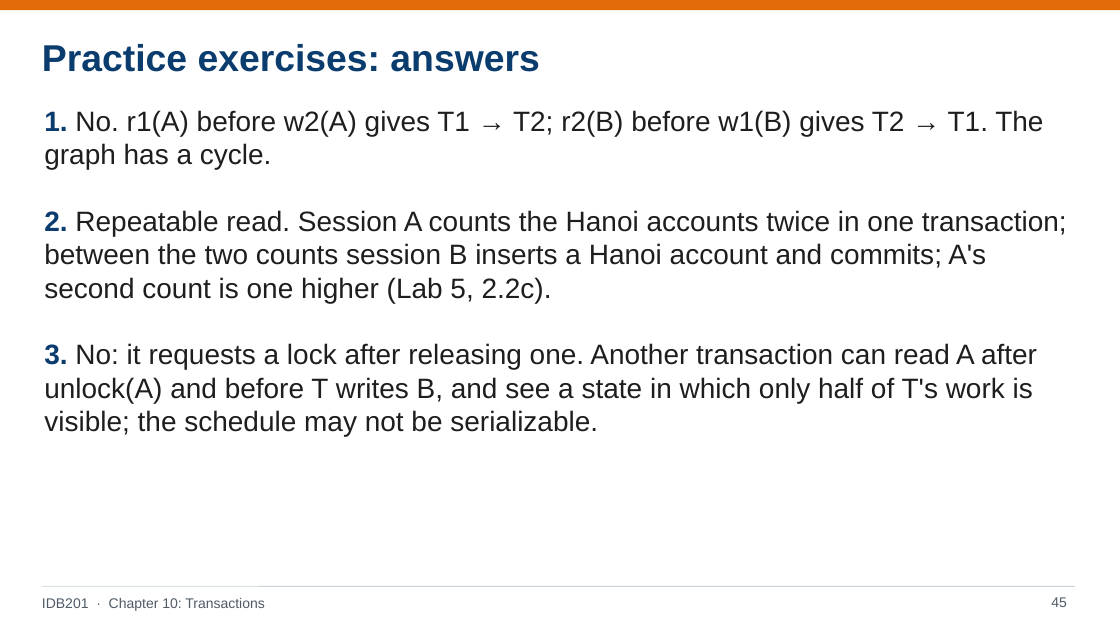
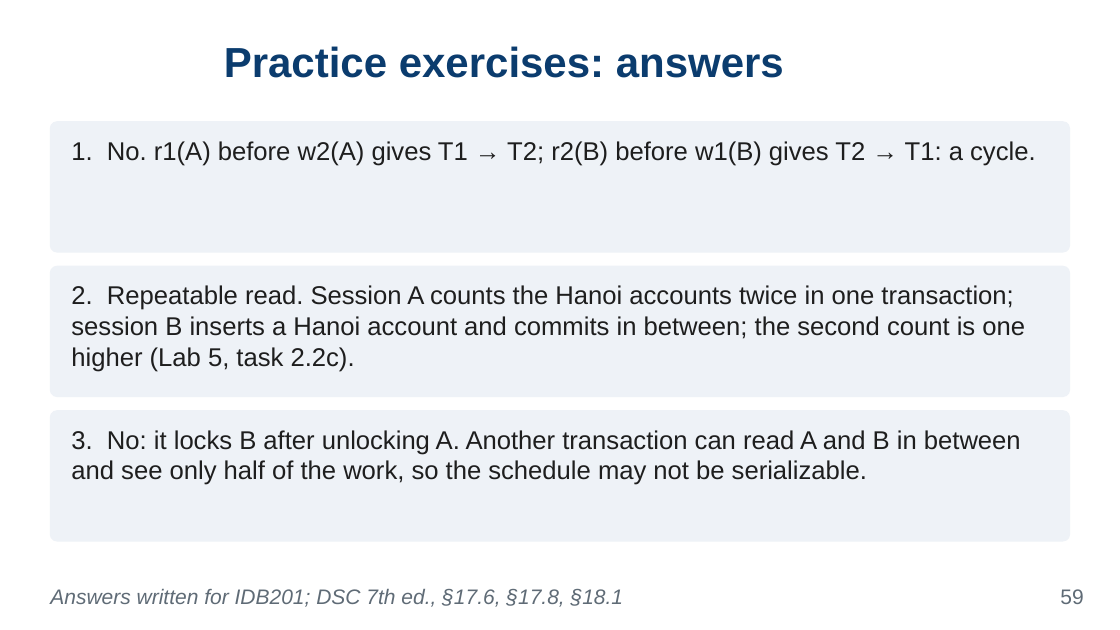
Before and after one commit to VanTTN2/IDB202, a slide deck: slide 59 of IDB201_ket-qua-sua_lan1_1/6_slides/Chapter_10.pptx (slide 45 before the commit). Drawn at 1120x630 pixels with LibreOffice and Linux fonts; fonts in the diff are those of the drawing; background and template pictures are left out. Boxes give left, top, right and bottom in pixels: in the first picture for what was removed or moved away, otherwise in the second. Text is boxed around its words. In the diff, an @@ line names an element or a change of style, - is before the commit and + after.

```diff
--- a/IDB201_ket-qua-sua_lan1_1/6_slides/Chapter_10.pptx
+++ b/IDB201_ket-qua-sua_lan1_1/6_slides/Chapter_10.pptx
@@ rectangle removed at (0,0,1120,10) @@
@@ title "Practice exercises: answers": place and size @@
-title "Practice exercises: answers" at (42,44,539,72)
+title "Practice exercises: answers" at (224,46,784,78)
@@ title "Practice exercises: answers" at (224,46,784,78): size 32 to 36 pt; alignment left to centre @@
@@ rounded rectangle added at (50,122,1070,252), fill #EEF2F7, outline #EEF2F7 1 pt @@
@@ text at (71,141,1035,166): text changed; size 24 to 22 pt @@
-1. No. r1(A) before w2(A) gives T1 → T2; r2(B) before w1(B) gives T2 → T1. The graph has a cycle.
+1. No. r1(A) before w2(A) gives T1 → T2; r2(B) before w1(B) gives T2 → T1: a cycle.
@@ rounded rectangle added at (50,266,1070,397), fill #EEF2F7, outline #EEF2F7 1 pt @@
@@ text at (71,285,1025,372): text changed; size 24 to 22 pt @@
-2. Repeatable read. Session A counts the Hanoi accounts twice in one transaction; between the two counts session B inserts a Hanoi account and commits; A's second count is one higher (Lab 5, 2.2c).
+2. Repeatable read. Session A counts the Hanoi accounts twice in one transaction; session B inserts a Hanoi account and commits in between; the second count is one higher (Lab 5, task 2.2c).
@@ rounded rectangle added at (50,411,1070,541), fill #EEF2F7, outline #EEF2F7 1 pt @@
@@ text at (71,430,1021,485): text changed; size 24 to 22 pt @@
-3. No: it requests a lock after releasing one. Another transaction can read A after unlock(A) and before T writes B, and see a state in which only half of T's work is visible; the schedule may not be serializable.
+3. No: it locks B after unlocking A. Another transaction can read A and B in between and see only half of the work, so the schedule may not be serializable.
@@ line removed from (42, 586) to (1075, 586) @@
@@ text removed at (42,598,264,611) @@
-IDB201 · Chapter 10: Transactions
@@ text added at (50,589,624,607), 18 pt, text #5F6B76, italic @@
+Answers written for IDB201; DSC 7th ed., §17.6, §17.8, §18.1
@@ page number removed at (1051,597,1067,607) @@
-45
@@ page number added at (1060,589,1083,604), 18 pt, text #5F6B76 @@
+59
```
Also in this commit, not shown: 19 other slides changed, 41 slides added, 27 slides removed, 35 other files.
